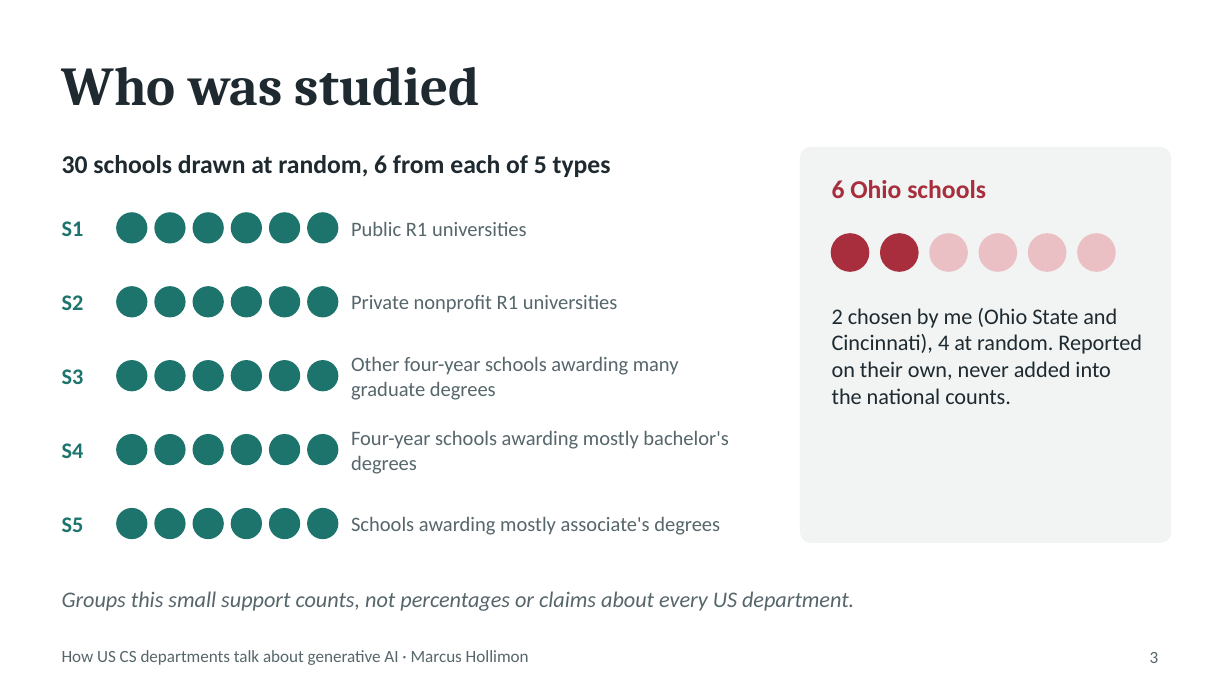
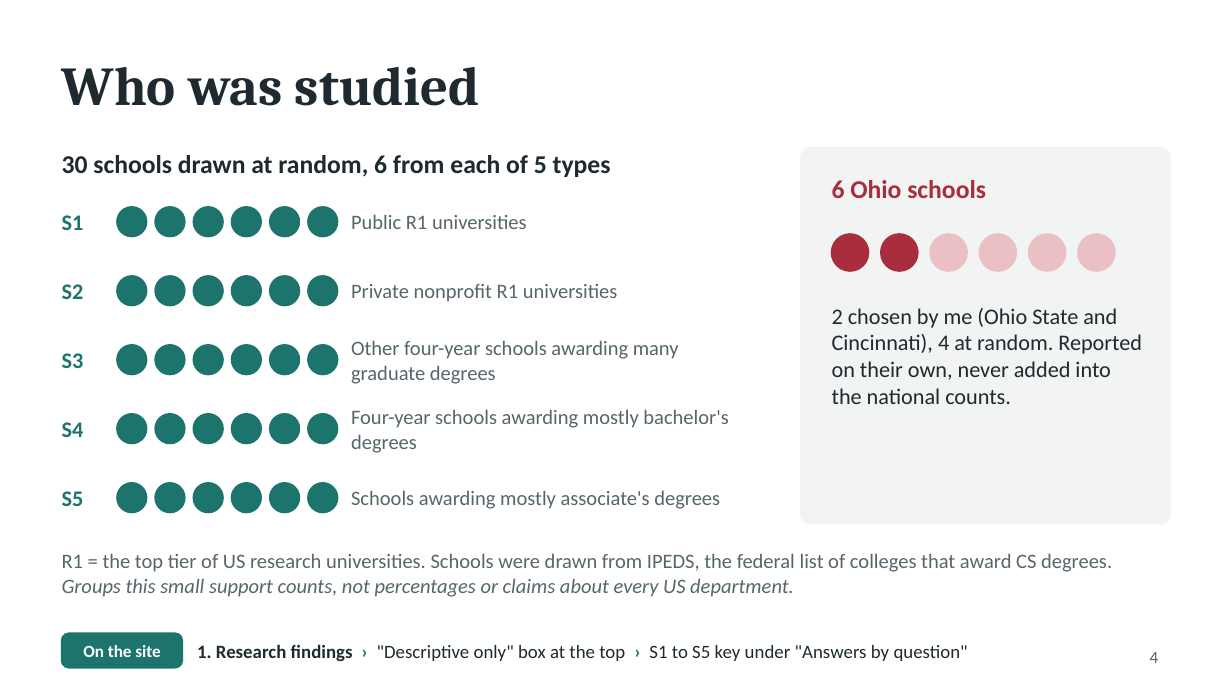
Before and after one commit to Marcus-Hollimon/Project-2-AI-Use-In-Schools, a slide deck: slide 4 of presentation/AI-in-CS-departments.pptx (slide 3 before the commit). Drawn at 1232x693 pixels with LibreOffice and Linux fonts; fonts in the diff are those of the drawing. Boxes give left, top, right and bottom in pixels: in the first picture for what was removed or moved away, otherwise in the second. Text is boxed around its words. In the diff, an @@ line names an element or a change of style, - is before the commit and + after.

```diff
--- a/presentation/AI-in-CS-departments.pptx
+++ b/presentation/AI-in-CS-departments.pptx
@@ 6 ellipses, 2 texts: place and size @@
-6 ellipses, 2 texts at (62, 213, 527, 243)
+6 ellipses, 2 texts at (62, 207, 527, 237)
@@ 6 ellipses, 2 texts: place and size @@
-6 ellipses, 2 texts at (62, 287, 618, 317)
+6 ellipses, 2 texts at (62, 276, 618, 306)
@@ 6 ellipses, 2 texts: place and size @@
-6 ellipses, 2 texts at (62, 356, 679, 400)
+6 ellipses, 2 texts at (62, 340, 679, 384)
@@ 6 ellipses, 2 texts: place and size @@
-6 ellipses, 2 texts at (62, 430, 728, 474)
+6 ellipses, 2 texts at (62, 409, 728, 453)
@@ 6 ellipses, 2 texts: place and size @@
-6 ellipses, 2 texts at (62, 509, 720, 538)
+6 ellipses, 2 texts at (62, 483, 720, 513)
@@ text at (62, 553, 1112, 597): text changed; size 13 to 12 pt; italic off @@
-Groups this small support counts, not percentages or claims about every US department.
+R1 = the top tier of US research universities. Schools were drawn from IPEDS, the federal list of colleges that award CS degrees. Groups this small support counts, not percentages or claims about every US department.
@@ text removed at (62, 650, 529, 665) @@
-How US CS departments talk about generative AI · Marcus Hollimon
@@ rounded rectangle added at (62, 633, 182, 668), fill #1D746C, outline #1D746C 1 pt @@
@@ text added at (83, 645, 160, 657), 10 pt, text #FFFFFF, bold @@
+On the site
@@ text added at (197, 644, 968, 661), 11 pt, text #1E2A30 @@
+1. Research findings › "Descriptive only" box at the top › S1 to S5 key under "Answers by question"
@@ page number at (1150, 652, 1159, 663): text changed @@
-3
+4
```
Also in this commit, not shown: 10 other slides changed, 1 slide added, 3 other files.
